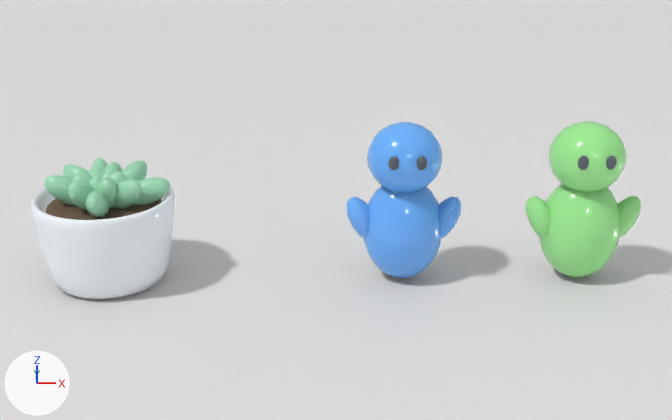
Two versions of the Blender file assets/models/area_01/source/computers.blend, one commit apart.
Rendered twice from a 50 mm camera at (5.187, -0.726, 0.354) aimed at (5.194, -0.002, 0.062). Arrows for +X, +Y and +Z are at lower left; the lights stay in place. The picture after the commit comes second.

Script lines for the objects in view, before the commit:
```python
me_figureblue = bpy.data.meshes.new('FigureBlue')
me_figureblue.from_pydata(...)  # 632 vertices, 696 faces; spans x -0.0477..0.0477, y -0.032..0.031, z 0.0..0.137
me_figureblue.polygons.foreach_set('use_smooth', [True] * 696)
# faces by material slot: [600, 96]
me_figureblue.materials.append(mat_figure_blue)  # blue #6cb3ff
me_figureblue.materials.append(mat_computers_dark)  # greyish blue #59616c
me_figuregreen = bpy.data.meshes.new('FigureGreen')
me_figuregreen.from_pydata(...)  # 632 vertices, 696 faces; spans x -0.0477..0.0477, y -0.032..0.031, z 0.0..0.137
me_figuregreen.polygons.foreach_set('use_smooth', [True] * 696)
# faces by material slot: [600, 96]
me_figuregreen.materials.append(mat_figure_green)  # green #a0ed95
me_figuregreen.materials.append(mat_computers_dark)  # greyish blue #59616c
me_plano = bpy.data.meshes.new('Plano')
me_plano.from_pydata([(-4.0, -4.0, 0.0), (4.0, -4.0, 0.0), (-4.0, 4.0, 0.0), (4.0, 4.0, 0.0)], [], [(0, 1, 3, 2)])
ob_figureblue = bpy.data.objects.new('FigureBlue', me_figureblue)
ob_figureblue.location = (5.25, 0.0, 0.0)
ob_figuregreen = bpy.data.objects.new('FigureGreen', me_figuregreen)
ob_figuregreen.location = (5.4, 0.0, 0.0)
ob_previewfloor = bpy.data.objects.new('PreviewFloor', me_plano)
ob_previewfloor.location = (0.0, 0.0, 0.0)
ob_previewfloor.scale = (2.0, 2.0, 1.0)
# also in view: 'Succulent' at (5.0, 0.0, 0.049)
```
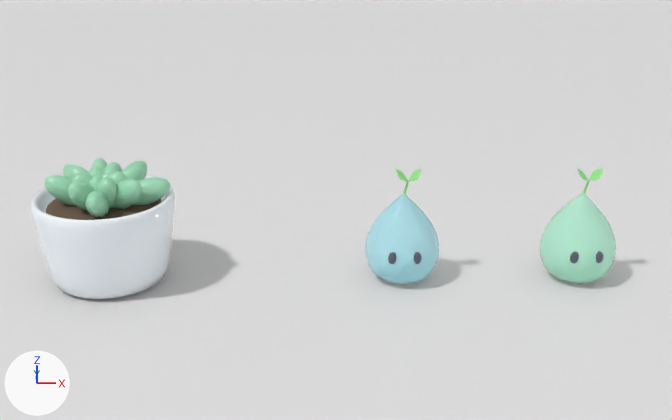
Boxes [x1, y1, x2, y2] around the edits, measured in the pictures (672 x 420 px):
'FigureGreen', deleted
    before: [526, 121, 641, 278]
    faces in mat_figure_green (green #a0ed95): [526, 121, 641, 278]
    faces in mat_computers_dark (greyish blue #59616c): [578, 156, 617, 170]
'FigureBlue', deleted
    before: [347, 122, 461, 278]
    faces in mat_figure_blue (blue #6cb3ff): [347, 122, 461, 278]
    faces in mat_computers_dark (greyish blue #59616c): [388, 156, 427, 170]
'DropletMint', added
    after: [540, 168, 616, 283]
    faces in mat_drop_mint (green #bcffe1): [540, 194, 616, 283]
    faces in mat_sprout_green (green #95e789): [577, 168, 603, 195]
    faces in mat_computers_dark (greyish blue #59616c): [570, 251, 604, 264]
'DropletCyan', added
    after: [365, 169, 439, 284]
    faces in mat_drop_cyan (cyan #b3f3ff): [365, 194, 439, 284]
    faces in mat_sprout_green (green #95e789): [395, 169, 422, 195]
    faces in mat_computers_dark (greyish blue #59616c): [388, 252, 422, 264]

What changed in the scene script:
```text
Add mat_sprout_green:
    mat_sprout_green = principled_material('sprout_green')
    mat_sprout_green.base_color = (0.3, 0.8, 0.25)  # green #95e789
    mat_sprout_green.roughness = 0.3
Add mat_drop_mint:
    mat_drop_mint = principled_material('drop_mint')
    mat_drop_mint.base_color = (0.5, 1.0, 0.75)  # green #bcffe1
    mat_drop_mint.roughness = 0.05
    mat_drop_mint.alpha = 0.6
Add mat_drop_cyan:
    mat_drop_cyan = principled_material('drop_cyan')
    mat_drop_cyan.base_color = (0.45, 0.9, 1.0)  # cyan #b3f3ff
    mat_drop_cyan.roughness = 0.05
    mat_drop_cyan.alpha = 0.6
Add me_dropletmint:
    me_dropletmint.from_pydata(...)  # 2030 vertices, 2057 faces; spans x -0.0316..0.0316, y -0.0316..0.0316, z 0.0..0.0984
    me_dropletmint.polygons.foreach_set('use_smooth', [True] * 2057)
    # faces by material slot: [1680, 160, 217]
    me_dropletmint.materials.append(mat_drop_mint)  # green #bcffe1
    me_dropletmint.materials.append(mat_computers_dark)  # greyish blue #59616c
    me_dropletmint.materials.append(mat_sprout_green)  # green #95e789
Add me_dropletcyan:
    me_dropletcyan.from_pydata(...)  # 2030 vertices, 2057 faces; spans x -0.0316..0.0316, y -0.0316..0.0316, z 0.0..0.0984
    me_dropletcyan.polygons.foreach_set('use_smooth', [True] * 2057)
    # faces by material slot: [1680, 160, 217]
    me_dropletcyan.materials.append(mat_drop_cyan)  # cyan #b3f3ff
    me_dropletcyan.materials.append(mat_computers_dark)  # greyish blue #59616c
    me_dropletcyan.materials.append(mat_sprout_green)  # green #95e789
Remove ob_figureblue:
    ob_figureblue = bpy.data.objects.new('FigureBlue', me_figureblue)
    ob_figureblue.location = (5.25, 0.0, 0.0)
Remove ob_figuregreen:
    ob_figuregreen = bpy.data.objects.new('FigureGreen', me_figuregreen)
    ob_figuregreen.location = (5.4, 0.0, 0.0)
Add ob_dropletmint:
    ob_dropletmint = bpy.data.objects.new('DropletMint', me_dropletmint)
    ob_dropletmint.location = (5.4, 0.0, 0.0)
Add ob_dropletcyan:
    ob_dropletcyan = bpy.data.objects.new('DropletCyan', me_dropletcyan)
    ob_dropletcyan.location = (5.25, 0.0, 0.0)
```
